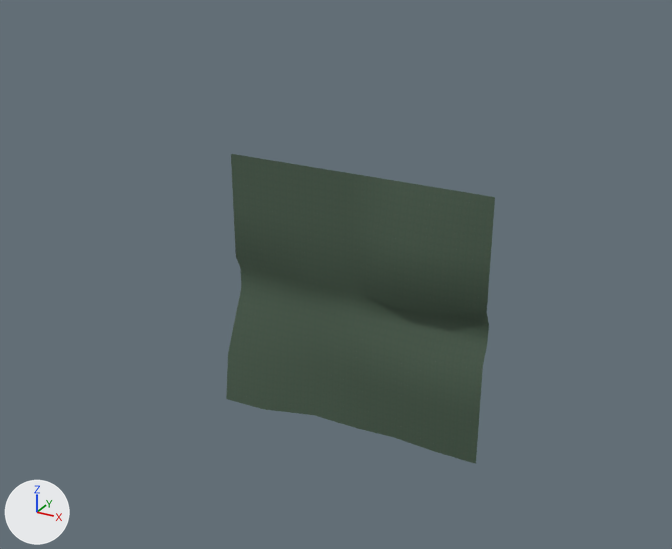
What one commit did to the glTF model assets/prop_packs/railway_bridge_prop_pack/terrain.glb.
The view is the same before and after, from a 50 mm lens placed at (239.0, -456.0, 248.0), pointed at (0.0, -20.0, 30.0). The axes (+X, +Y, +Z) are drawn at lower left. The lights are the same throughout. The older version comes first.

The first picture shows 'terrain'.
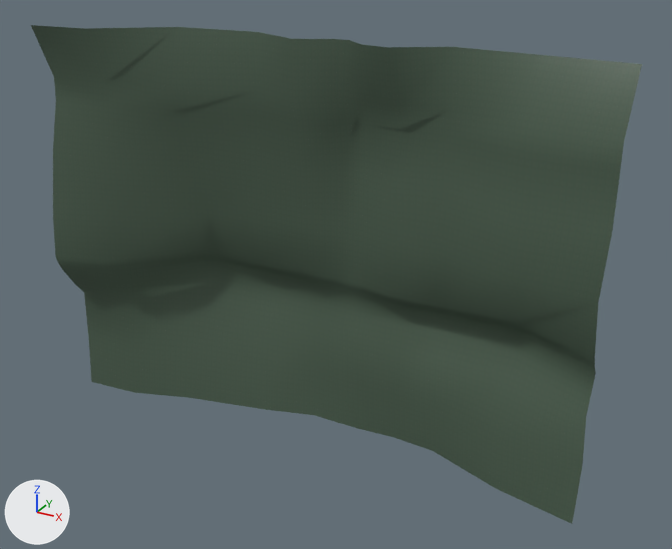
Changed parts and their boxes [x1, y1, x2, y2] in the pictures (672 x 549 px):
'terrain', reshaped (127% wider, 61% taller)
    before: [226, 154, 495, 464]
    after: [31, 25, 642, 524]
part 1 of me_plane, built on
    before: [226, 154, 495, 464]
    after: [31, 25, 642, 524]
part 2 of me_plane, surface changed
    both: [277, 171, 446, 294]

Patch to the scene script:
```diff
--- a/assets/prop_packs/railway_bridge_prop_pack/terrain.glb.py
+++ b/assets/prop_packs/railway_bridge_prop_pack/terrain.glb.py
@@ me_plane @@
 # used by ob_terrain; location = (0.0, 0.0, 0.0)
-me_plane.from_pydata(...)  # 72 vertices, 112 faces; spans x -90.0..86.0, y -12.0..7.0, z -86.0..86.0
+me_plane.from_pydata(...)  # 144 vertices, 242 faces; spans x -187.0..154.0, y -57.0..7.0, z -86.0..163.0
+# me_plane part 1
+# 18 vertices are removed from x -90.0..86.0, y -12.0..5.0, z -86.0..86.0
+# 43 faces are deleted
+# 7 vertices move from x -57.0..29.0, y 0.0..3.0, z -17.0..86.0 to x -67.0..29.0, y -10.0..2.0, z -20.0..86.0
+# 85 vertices are added at x -187.0..154.0, y -57.0..5.0, z -86.0..163.0
+# 5 new vertices lie (0.0, 0.0, 33.0) away from vertices in x -57.0..57.0, y -19.0..0.0, z 130.0
+# 173 new faces join them
+# me_plane part 2: 69 kept faces spanning x -67.0..57.0, y -11.0..7.0, z -86.0..86.0 get new texture (UV) coordinates
 me_plane.materials.append(mat_terrain)
```
